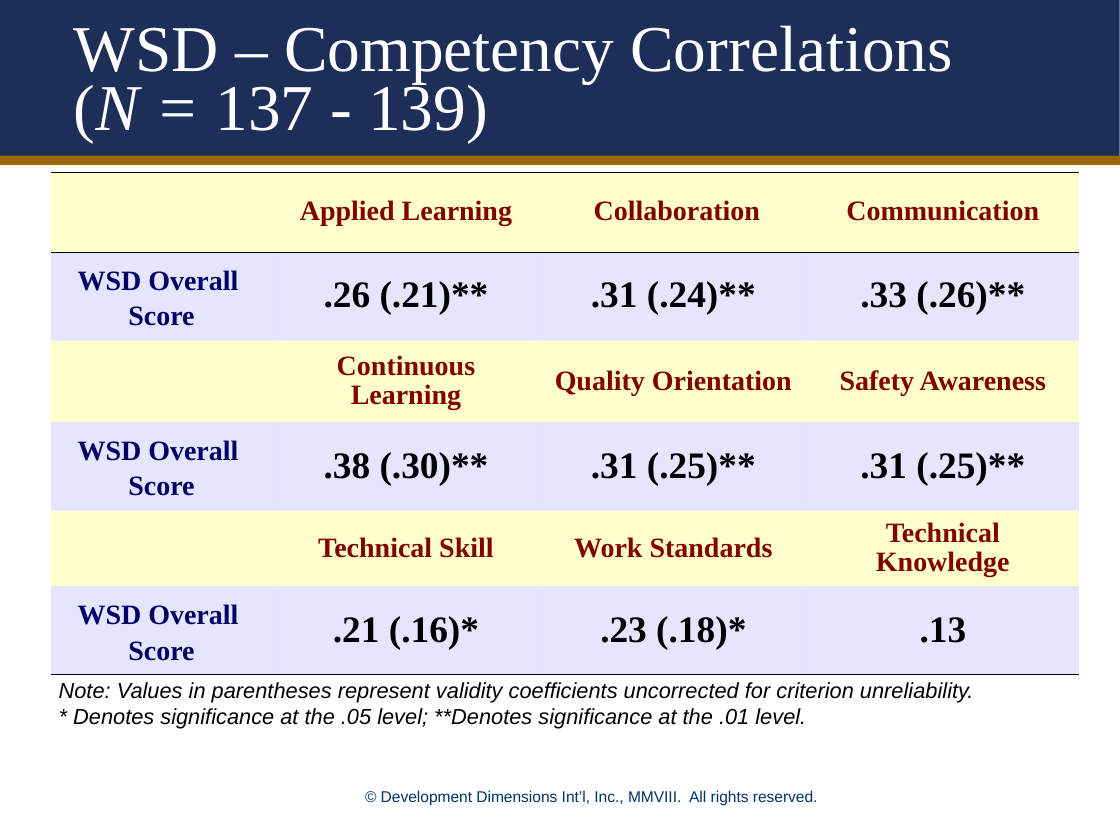
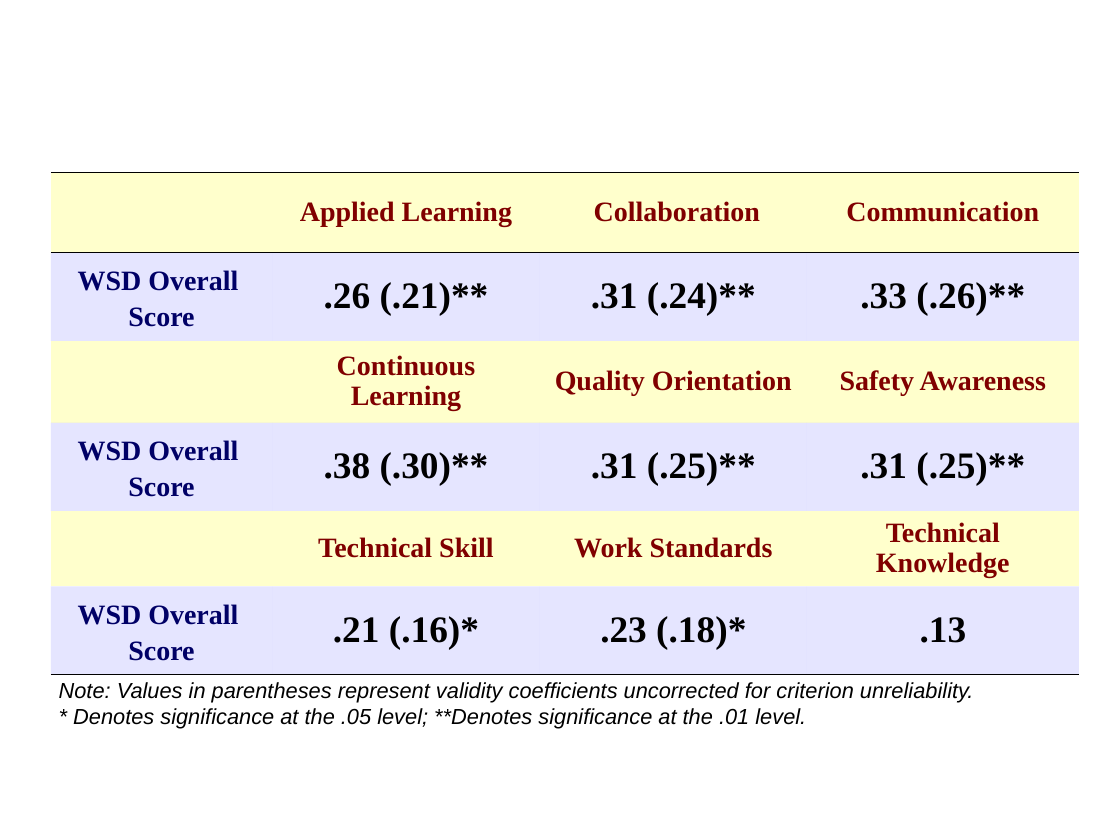
Before and after one commit to JillBudden/Scoring-Algo-Predicting-Performance-2, a slide deck: slide 2 of Results.ppt (slide 6 before the commit). Drawn at 1120x840 pixels with LibreOffice and Linux fonts; fonts in the diff are those of the drawing; background and template pictures are left out. Boxes give left, top, right and bottom in pixels: in the first picture for what was removed or moved away, otherwise in the second. Text is boxed around its words. In the diff, an @@ line names an element or a change of style, - is before the commit and + after.

```diff
--- a/Results.ppt
+++ b/Results.ppt
@@ rectangle removed at <box>0,0,1120,159</box> @@
@@ title removed at <box>74,25,953,142</box> @@
-WSD – Competency Correlations (N = 137 - 139)
@@ line removed from (0, 160) to (1120, 160) @@
@@ text removed at <box>381,790,818,806</box> @@
-© Development Dimensions Int’l, Inc., MMVIII. All rights reserved.
```
Also in this commit, not shown: 4 other slides changed, 26 slides removed.
